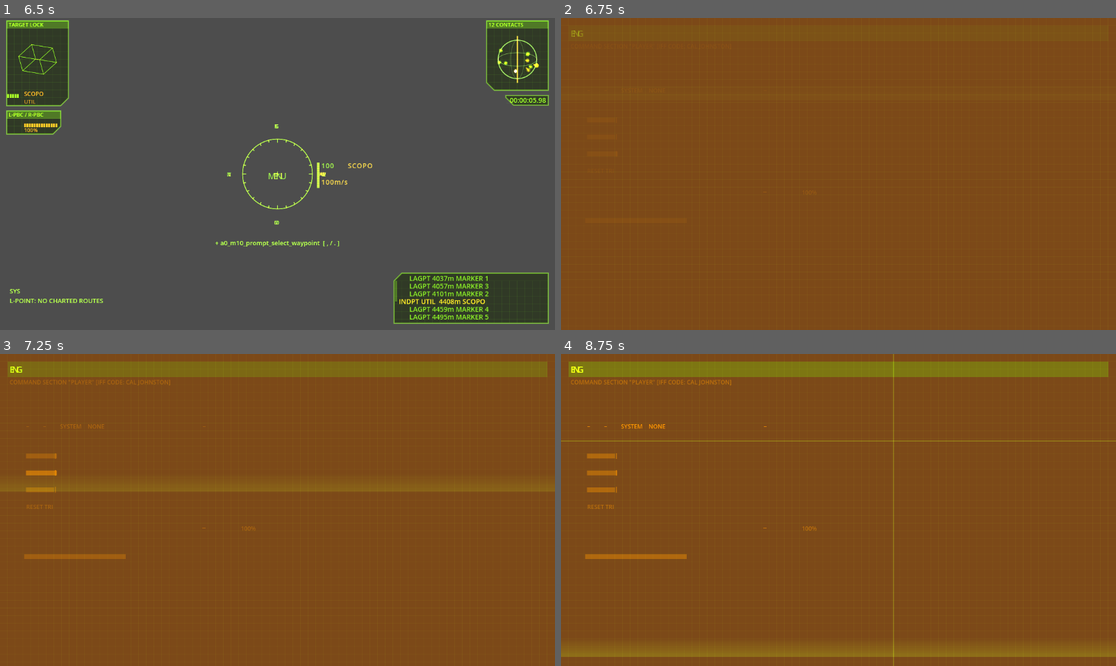
Above: before the commit, frames 1-4 (two rows, left to right).
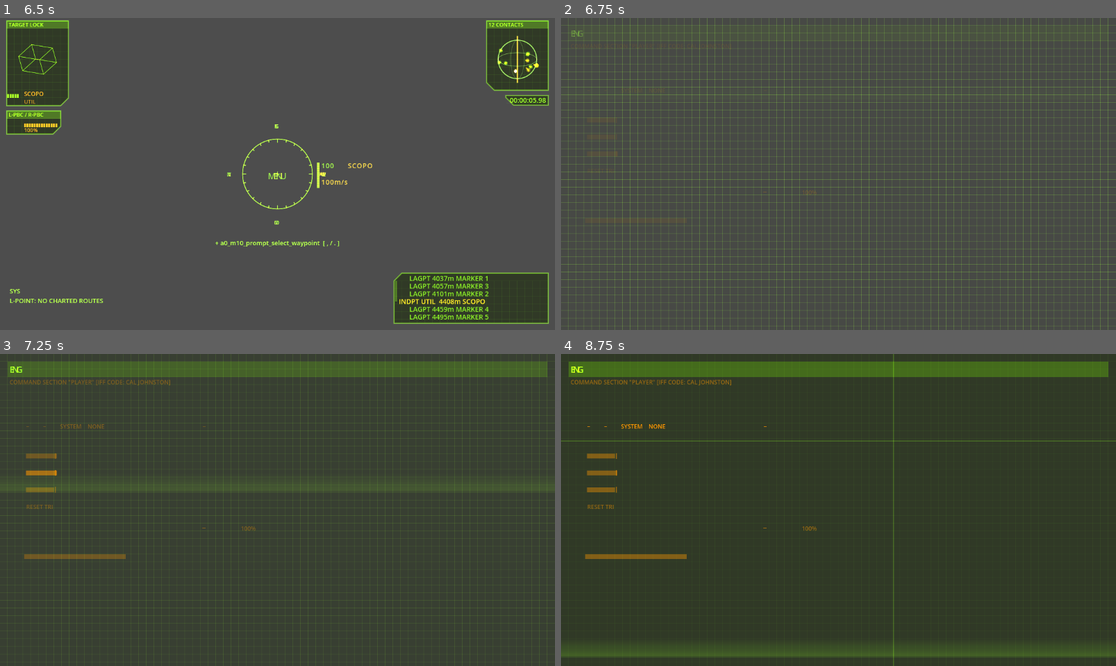
Above: after the commit, the same moments.

Repository: jleclanche/iw2-remaster
Game: Godot game, scene res://scenes/main.tscn
The game is run twice, just before and just after one commit, with the same random seed, the same clock (stepped at 60 frames per second) and the same inputs.
Inputs (mouse positions are in pixels of both pictures, inside the frame that each line leads up to):
- Up to frame 1 (6.5 s): tap Enter at 0.5 s; drag from (277, 174) to (333, 105) at 0.52 s; move the mouse to (249, 174) at 1.27 s; hold Up 1.28-5.78 s; tap Keypad Enter at 1.35 s; tap Space at 1.52, 1.82, 3.02, 3.32, 3.77, 4.07, 4.52, 4.82, 6.02, 6.32 s; move the mouse to (288, 167) at 2.02 s; tap Backspace at 2.1 s; move the mouse to (271, 180) at 2.77 s; tap O at 2.85 s; click (271, 180) at 2.92 s; move the mouse to (316, 177) at 3.52 s; tap M at 3.6 s; move the mouse to (233, 170) at 4.27 s; tap L at 4.35 s; move the mouse to (283, 174) at 5.02 s; tap E at 5.1 s; click (283, 174) at 5.17 s; move the mouse to (255, 167) at 5.77 s; hold Right from 5.78 s (still down); tap 1 at 5.85 s
- Up to frame 2 (6.75 s): move the mouse to (866, 174) at 6.52 s; release Right at 6.53 s; hold Up from 6.53 s (still down); tap 9 at 6.6 s
- Up to frame 3 (7.25 s): keep holding Up; tap Space at 6.77, 7.07 s
- Up to frame 4 (8.75 s): release Up at 7.25 s; drag from (727, 525) to (810, 572) at 7.27 s; move the mouse to (894, 441) at 8.02 s; hold Down from 8.03 s (still down); tap U at 8.1 s

Frame 1 is identical in both runs. In frame 2, 100% of the frame differs, in the area x 0-100%, y 0-100%; in frame 3, 100%; in frame 4, 100%.
Error in both runs: Unable to iterate on object of type 'Nil'. (res://scripts/pog/natives/world.gd:399)

Commit message:
starmap: the backdrop is EXTRACTED -- FUN_100ed260's wash, grid and scan band (#47)
The menu-page backdrop was pixel-matched; the draw is now recovered:
icHUD's host draw (FUN_100de1a0) runs FUN_100ed260 @ 0x100ed260 below
both element passes while a page is up, fading over 1 s (host+0x70,
clamp _DAT_1011d818):

- WASH: full-screen SRCALPHA quad, chartreuse (DAT_10176038 = 0.5,1,0)
  x _DAT_1011b354 = 0.15, alpha t x _DAT_10117738 = 0.5. It is
  TRANSLUCENT GREEN over the live scene -- the captures' (112, 61, 13)
  "brown" was the nebula compositing through it, and the old opaque
  brown stand-in was an artifact of reading the capture over "black".
  The page now genuinely overlays the flight view, like the original.
- GRID: additive chartreuse, 16 px (_DAT_101184a0), alpha t x 0.04 +
  (1-t) x 0.2 (_DAT_1011d9cc / _DAT_101184ac) -- settling on exactly
  the measured 0.04.
- SCAN BAND: additive chartreuse x 0.15, 40 px (_DAT_1011849c), ramp
  over 37 px + 3 px cut (_DAT_10118490), 3 s sweep (_DAT_10118498 =
  1/3000). The row profile had measured 38 px at x0.145.

Also cited from the same recovery pass (no behaviour change):
- the caption font: page-base ctor FUN_100f1310 -> FUN_100ee1f0(+0x24,
  2, 0) -> font table 0x10162c60 row 2 = fonts/ocrb_18pt, closing the
  measurement-pinned index;
- the header roundels live in the shared body draw 0x100fbf50 (every
  state, both views): backing 53 unconditional, indicator 1 tests both
  zooms but glyphs from the system pair (36 descending / 37 ascending),
  indicator 2 tests the SYSTEM camera only -- cluster panning never
  lights it; 2 s triangle blink to a 0.1 floor.

docs/original.md's open question is rewritten as answered, with the
wash-colour conflict explained. Verified windowed (--hudshot --mapzoom):
the map reads as the original's translucent green page over the cockpit.

Co-Authored-By: Claude Fable 5 <noreply@anthropic.com>

Diff:
--- a/game/scripts/hud_screens.gd
+++ b/game/scripts/hud_screens.gd
@@ -127,24 +127,37 @@
 			return _map_key(key)
 	return false
 
-## The menu-page backdrop. The wash + 16 px grid are drawn by the flight
-## region under the menu elements; their draw was not recovered to an address,
-## so both are pixel-matched to the 2026-07-21 reference captures: background
-## composite over black space reads (112, 61, 13) -> wash (0.517, 0.282, 0.06)
-## at 0.85; grid lines read +(7, 10, 0) over the wash on a 16 px pitch --
-## additive HUD green at 0.04. (Address still an open question, docs/original.md.)
-const WASH := Color(0.517, 0.282, 0.06, 0.85)
+## The menu-page backdrop -- EXTRACTED: icHUD's host draw (FUN_100de1a0)
+## runs FUN_100ed260 @ 0x100ed260 below both element passes while a page is
+## up, fading over 1 s (host+0x70, clamp _DAT_1011d818 = 1.0):
+##  1. the WASH: one full-screen SRCALPHA quad, chartreuse (DAT_10176038 =
+##     0.5, 1.0, 0) x _DAT_1011b354 = 0.15, alpha = t x 0.5 (_DAT_10117738).
+##     It is genuinely TRANSLUCENT: the "brown" the 2026-07-21 captures
+##     measured was the nebula scene showing through, not a wash colour.
+##  2. the GRID: additive, full chartreuse, 16 px pitch (_DAT_101184a0),
+##     alpha = t x 0.04 + (1-t) x 0.2 (_DAT_1011d9cc / _DAT_101184ac) --
+##     brighter during the fade, settling at the measured 0.04.
+##  3. the SCAN BAND: additive, chartreuse x 0.15 scaled by t, 40 px tall
+##     (_DAT_1011849c): alpha ramps 0 -> full over 37 px then cuts over the
+##     last 3 px (_DAT_10118490); y = frac(ms / 3000) x (h + 40) - 40
+##     (_DAT_10118498 = 1/3000 -- the 3 s sweep).
+const WASH := Color(0.5 * 0.15, 1.0 * 0.15, 0.0, 0.5)
 const GRID_STEP := 16.0
 const GRID_A := 0.04
+const GRID_A_FADE := 0.2
+const SCAN_H := 40.0
+const SCAN_CUT := 3.0
+const SCAN_LEVEL := 0.15
 
 func _draw() -> void:
 	if hud == null or main == null or hud.screen == "":
 		return
 	_t = self
 	var size := get_viewport_rect().size
-	draw_rect(Rect2(Vector2.ZERO, size), WASH)
-	# the element's one-second fade-in (icHUDEngineering this+0x58)
+	# the element's one-second fade-in (host+0x70; icHUDEngineering this+0x58)
 	var fade := clampf(_open_t / FADE_T, 0.0, 1.0)
+	draw_rect(Rect2(Vector2.ZERO, size),
+			Color(WASH.r, WASH.g, WASH.b, WASH.a * fade))
 	# The caption band (FUN_100f1920): quad (16,16)-(w-16,48) in the HUD's
 	# general colour (DAT_10176038, the same register the body text uses) at
 	# alpha 0.25 (_DAT_101191ec).
@@ -181,9 +194,10 @@
 	_t = _add
 	var size := get_viewport_rect().size
 	var fade := clampf(_open_t / FADE_T, 0.0, 1.0)
-	# the 16 px grid: additive HUD green at 0.04 (measured +(7, 10, 0) over
-	# the wash; the draw's address is still an open question, docs/original.md)
-	var grid := Color(Hud.GREEN.r, Hud.GREEN.g, Hud.GREEN.b, GRID_A)
+	# the 16 px grid (FUN_100ed260 pass 2): additive full chartreuse, alpha
+	# fading from 0.2 to the steady 0.04 as the page settles
+	var grid := Color(Hud.GREEN.r, Hud.GREEN.g, Hud.GREEN.b,
+			fade * GRID_A + (1.0 - fade) * GRID_A_FADE)
 	var gx := GRID_STEP
 	while gx < size.x:
 		_add.draw_line(Vector2(gx, 0), Vector2(gx, size.y), grid, 1.0)
@@ -192,25 +206,30 @@
 	while gy < size.y:
 		_add.draw_line(Vector2(0, gy), Vector2(size.x, gy), grid, 1.0)
 		gy += GRID_STEP
-	# The band text is the MENU NODE's own label drawn through the node
-	# member at (20,19) (FUN_100f1920 tail, member+0x24 vfunc(1, 20.0, 19.0))
-	# -- the reference capture shows "STARMAP", the hud_menu_map label, in
-	# the large OCR-B face, not the hud_map_caption string.
+	# The band text is the MENU NODE's own label drawn through the caption
+	# member at (20,19) (FUN_100f1920 tail, member+0x24 vfunc(1, 20.0, 19.0)).
+	# Font CITED: the shared page-base ctor FUN_100f1310 builds the member
+	# with FUN_100ee1f0(elem+0x24, 2, 0) -- font index 2, table 0x10162c60
+	# row 2 = fonts/ocrb_18pt; its slot-0 draw (0x100ee3d0, recovered from
+	# raw bytes) hands that index to FUN_100eb830, style 1 = alpha 1.0.
 	var caption := str(Hud.MENU.get(hud.screen, {}).get("label", ""))
 	hud._ea = fade
 	_glow_text(2, Vector2(20, 19), caption, Hud.GREEN)
-	# The page's green scan band, sweeping top to bottom. Row-profiled from
-	# the 2026-07-21 capture (rows 446..483): alpha ramps LINEARLY from 0 at
-	# the band's top edge to full at its bottom, then cuts hard -- the MFD
-	# scan-band law (FUN_10102490) at page scale, 38 px tall, peaking at
-	# additive green x 0.145 (+19,+37 over the wash). The renderer's address
-	# is untraced, like the wash.
+	# The scan band (FUN_100ed260 pass 3): 40 px, chartreuse x 0.15, alpha
+	# ramping 0 -> full over the first 37 px then cut over the last 3, on a
+	# 3 s sweep. (The capture's row profile measured 38 px at x0.145 --
+	# within a pixel and half a percent of the extracted law.)
 	var sweep := fposmod(Time.get_ticks_msec() / 3000.0, 1.0) \
-			* (size.y + 38.0) - 38.0
+			* (size.y + SCAN_H) - SCAN_H
+	var ramp := SCAN_H - SCAN_CUT
+	var band := Color(Hud.GREEN.r * SCAN_LEVEL, Hud.GREEN.g * SCAN_LEVEL,
+			Hud.GREEN.b * SCAN_LEVEL, 0.0)
 	for i in 10:
-		var la := (float(i) + 1.0) / 10.0 * 0.145 * fade
-		_add.draw_rect(Rect2(0.0, sweep + i * 3.8, size.x, 3.8),
-				Color(Hud.GREEN.r, Hud.GREEN.g, Hud.GREEN.b, la))
+		band.a = (float(i) + 0.5) / 10.0 * fade
+		_add.draw_rect(Rect2(0.0, sweep + i * ramp / 10.0, size.x,
+				ramp / 10.0), band)
+	band.a = 0.5 * fade
+	_add.draw_rect(Rect2(0.0, sweep + ramp, size.x, SCAN_CUT), band)
 	if hud.screen == "hud_menu_map":
 		_draw_starmap(fade)
 	# FUN_100f1400 (element vtable +0x24, shared by all five pages): with the
@@ -1838,9 +1857,15 @@
 	if a_cluster > 0.0:
 		_draw_map_cluster(centre, c, a_cluster)
 
-	# the two header indicators, absolute (36,126) and (72,126), drawn after the
-	# projection is popped: sprite 53 backs both, then the live one blinks over.
-	# The capture shows them BRIGHT with bloom -- the additive sprite path.
+	# The two header indicators live in the SHARED body draw (0x100fbf50,
+	# lines 191695-191764 -- every state, both views), additive, colour
+	# DAT_10176038: sprite 53 backs both unconditionally; indicator 1
+	# (36,126) blinks while EITHER zoom is off target (system pair to 1e-14,
+	# cluster to 1e-6), glyph from the SYSTEM pair alone -- 36 descending,
+	# 37 ascending; indicator 2 (72,126) blinks sprite 29 while any SYSTEM
+	# camera axis is off target -- the cluster camera is never tested, so
+	# cluster panning never lights it. Blink: a 2 s triangle from 1.0 down
+	# to 0.1 (_DAT_1011dc5c = 0.0005, _DAT_1011dc58 = 1.8, 0.1 floor).
 	var t: float = Time.get_ticks_msec()
 	var blink: float = (absf(fposmod(t * 0.0005, 1.0) - 0.5) * 1.8 + 0.1) * fade
 	var backing := Color(Hud.GREEN.r, Hud.GREEN.g, Hud.GREEN.b, fade * 0.9)
Not shown, changed: docs/original.md
